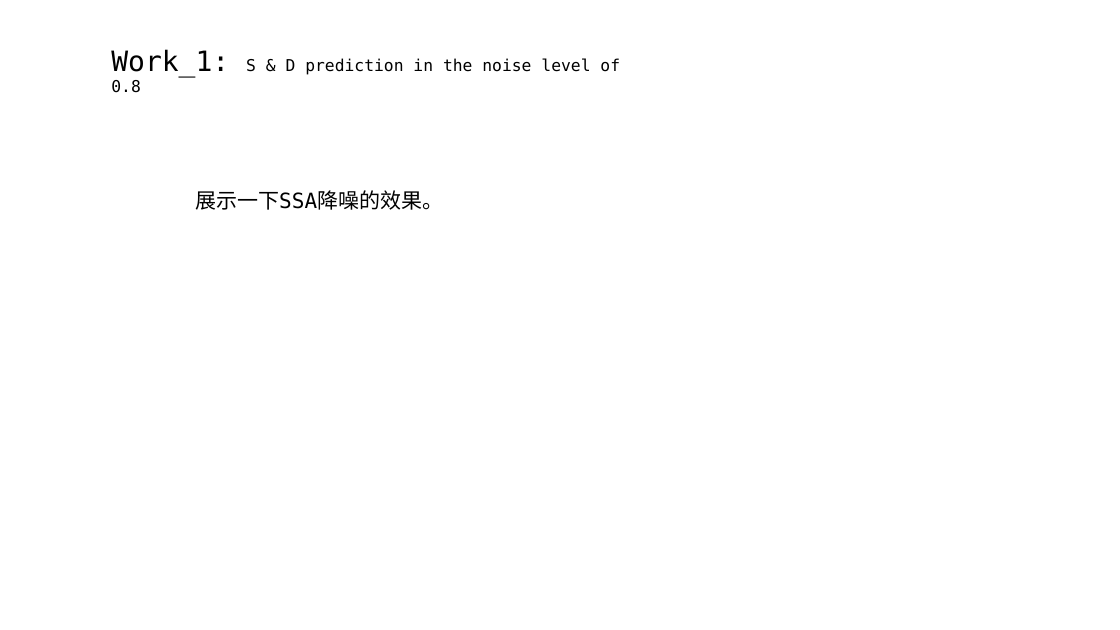
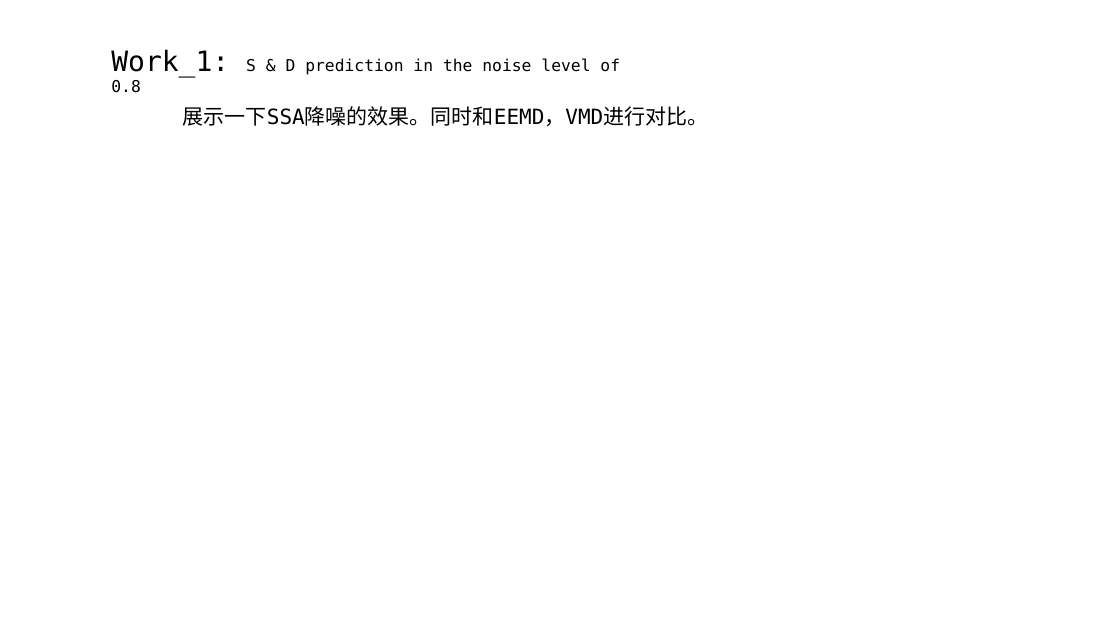
Before and after one commit to A-Big-Tortoise/Presentation, a slide deck: slide 5 of Presentation_828_JiayuChen.pptx (slide 4 before the commit). Drawn at 1120x630 pixels with LibreOffice and Linux fonts; fonts in the diff are those of the drawing. Boxes give left, top, right and bottom in pixels: in the first picture for what was removed or moved away, otherwise in the second. Text is boxed around its words. In the diff, an @@ line names an element or a change of style, - is before the commit and + after.

```diff
--- a/Presentation_828_JiayuChen.pptx
+++ b/Presentation_828_JiayuChen.pptx
@@ text at [183, 106, 708, 126]: text changed @@
-展示一下SSA降噪的效果。
+展示一下SSA降噪的效果。同时和EEMD，VMD进行对比。
```
Also in this commit, not shown: 5 other slides changed, 4 slides added, 2 slides removed.
